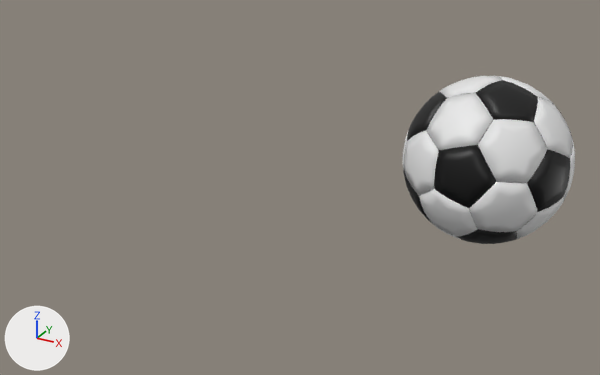
Renders of the FBX model Assets/Models/BallInGame.fbx from each side of a commit.
One viewpoint serves both versions: a 50 mm lens placed at (0.0462, -0.0817, 0.0442), pointed at (0.0111, -0.018, 0.0123). Lighting does not change. The marker at lower left points along +X, +Y and +Z. Both versions are drawn at frame 15 of the action 'Icosphere|Default'; the numbers are the values there.

The older version as bpy lines, for what is in view:
```python
me_icosphere_002 = bpy.data.meshes.new('Icosphere.002')
me_icosphere_002.from_pydata(...)  # 11522 vertices, 11520 faces; spans x -0.85..0.85, y -0.85..0.85, z -0.85..0.85
# faces by material slot: [480, 240, 10800]
me_icosphere_002.materials.append(mat_material_001)  # white #e7e7e7
me_icosphere_002.materials.append(mat_material_002)  # black #000000
me_icosphere_002.materials.append(mat_material_003)  # black #000000
ob_icosphere = bpy.data.objects.new('Icosphere', me_icosphere_002)
ob_icosphere.location = (0.025, -0.00391, 0.0129)
ob_icosphere.rotation_euler = (2.984, 0.0, 0.0)  # degrees (171, 0, 0)
ob_icosphere.scale = (0.01, 0.01, 0.01)
```
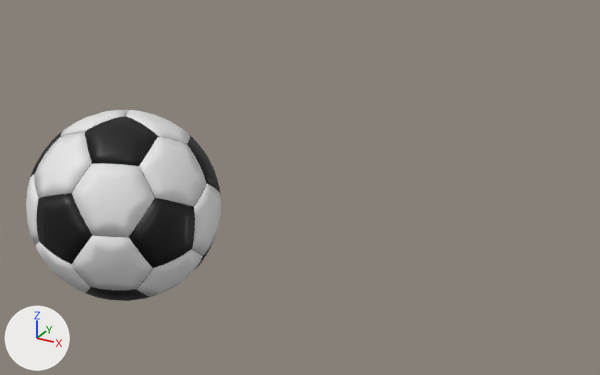
Location of each change, [x1, y1, x2, y2] in pixels of the pictures (600 x 375 px):
'Icosphere', moved, turned
    before: [403, 76, 575, 244]
    after: [26, 110, 221, 301]

Edits to the bpy script that builds the scene:
```text
Change me_icosphere_002:
    where me_icosphere_002.from_pydata(...)  # 11522 vertices, 11520 faces; spans x -0.85..0.85, y -0.85..0.85, z -0.85..0.85
    used by ob_icosphere; location = (0.025, -0.00391, 0.0129); rotation_euler = (2.984, 0.0, 0.0), in degrees (171, 0, 0); scale = (0.01, 0.01, 0.01)
    me_icosphere_002 part 1: the whole mesh is turned 90 degrees about the x axis through its middle
Change ob_icosphere:
    ob_icosphere.location: (0.025, -0.00391, 0.0129) -> (0.0, -0.03, 0.0129)
    ob_icosphere.rotation_euler: (2.984, 0.0, 0.0) -> (1.413, 0.0, 0.0)  # degrees (171, 0, 0) -> degrees (81, 0, 0)
```
